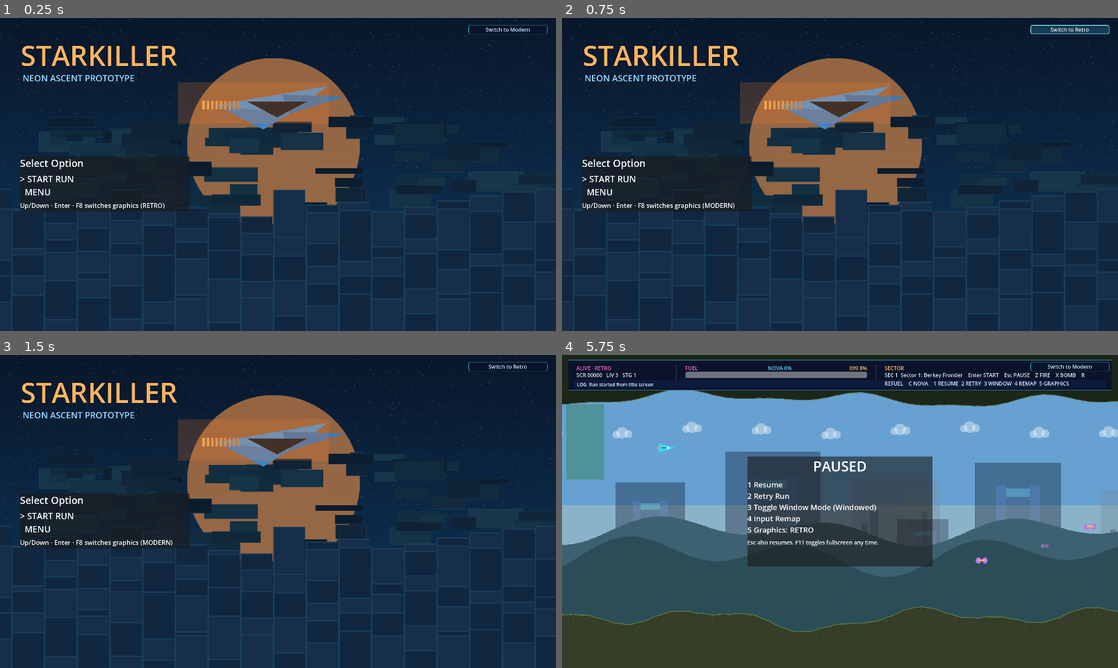
Above: before the commit, frames 1-4 (two rows, left to right).
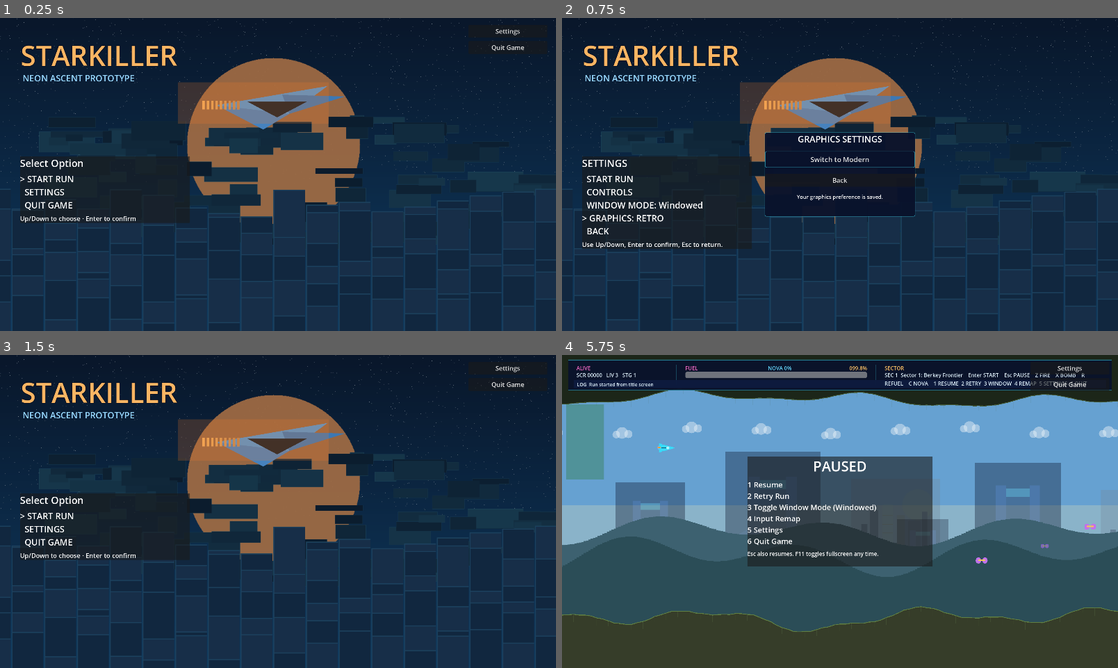
Above: after the commit, the same moments.

Repository: cbremer/starkiller-space-game
Game: Godot game, scene res://scenes/Main.tscn
Same seed, same stepped clock (60 frames per second), same inputs: the game is played once before the commit and once after it.
Inputs (mouse positions are in pixels of both pictures, inside the frame that each line leads up to):
- Up to frame 1 (0.25 s): no input
- Up to frame 2 (0.75 s): click (1067, 30) at 0.5 s, where only the run after the commit has a clickable "Settings"
- Up to frame 3 (1.5 s): click (278, 517) at 1.25 s, where only the run after the commit has a clickable "Back"
- Up to frame 4 (5.75 s): tap Enter (start) at 2, 2.1 s; move the mouse to (962, 495) at 2.02 s; hold Right (move_right) 2.03-2.75 s; hold F8 (toggle_visuals, bound only before the commit) 2.03-2.75 s; click (962, 495) at 2.17 s; tap Space at 2.27, 2.57, 5.27, 5.57 s; drag from (728, 527) to (812, 574) at 2.77 s; move the mouse to (895, 442) at 3.52 s; hold Right (move_right) 3.53-4.25 s; tap Backspace at 3.6 s; click (895, 442) at 3.67 s; tap Keypad Enter at 3.8 s; drag from (812, 574) to (673, 464) at 4.27 s; move the mouse to (1006, 558) at 5.02 s; hold Left (move_left) from 5.03 s (still down); tap 6 at 5.1 s; click (1006, 558) at 5.17 s; tap 5 at 5.3 s; tap Escape (pause) at 5.65 s

The runs differ from the first frame. In frame 1, 1.1% of the frame differs, in the area x 3-99%, y 2-66%; in frame 2, 9.1%, in the area x 3-99%, y 2-74%; in frame 3, 1.1%; in frame 4, 0.8%.

Commit message:
Move graphics controls into Settings and add Quit Game menus

Diff:
--- a/project.godot
+++ b/project.godot
@@ -31,10 +31,7 @@
 
 [input]
 
-toggle_visuals={
-"deadzone": 0.5,
-"events": [Object(InputEventKey,"keycode":4194339,"physical_keycode":4194339)]
-}
+
 
 ultimate={
 "deadzone": 0.5,
--- a/scenes/Main.tscn
+++ b/scenes/Main.tscn
@@ -442,20 +442,63 @@
 autowrap_mode = 2
 theme_override_font_sizes/font_size = 20
 
-[node name="GraphicsButton" type="Button" parent="CanvasLayer"]
+[node name="MenuButtons" type="VBoxContainer" parent="CanvasLayer"]
 anchor_left = 1.0
 anchor_right = 1.0
 offset_left = -302.0
 offset_top = 24.0
 offset_right = -30.0
-offset_bottom = 56.0
-grow_horizontal = 0
+offset_bottom = 124.0
+theme_override_constants/separation = 12
+
+[node name="SettingsButton" type="Button" parent="CanvasLayer/MenuButtons"]
+custom_minimum_size = Vector2(0, 44)
 focus_mode = 0
-mouse_default_cursor_shape = 2
+text = "Settings"
+theme_override_font_sizes/font_size = 22
+
+[node name="QuitButton" type="Button" parent="CanvasLayer/MenuButtons"]
+custom_minimum_size = Vector2(0, 44)
+focus_mode = 0
+text = "Quit Game"
+theme_override_font_sizes/font_size = 22
+
+[node name="GraphicsSettings" type="PanelContainer" parent="CanvasLayer"]
+visible = false
+anchor_left = 0.5
+anchor_top = 0.5
+anchor_right = 0.5
+anchor_bottom = 0.5
+offset_left = -260.0
+offset_top = -145.0
+offset_right = 260.0
+offset_bottom = 145.0
+theme_override_styles/panel = SubResource("StyleGraphicsNormal")
+
+[node name="VBox" type="VBoxContainer" parent="CanvasLayer/GraphicsSettings"]
+theme_override_constants/separation = 22
+
+[node name="Title" type="Label" parent="CanvasLayer/GraphicsSettings/VBox"]
+text = "GRAPHICS SETTINGS"
+horizontal_alignment = 1
+theme_override_font_sizes/font_size = 30
+
+[node name="GraphicsButton" type="Button" parent="CanvasLayer/GraphicsSettings/VBox"]
+custom_minimum_size = Vector2(0, 56)
+focus_mode = 0
 text = "Switch to Modern"
-tooltip_text = "Change the look without restarting your run."
-theme_override_font_sizes/font_size = 18
-theme_override_colors/font_color = Color(0.8, 0.96, 1, 1)
+theme_override_font_sizes/font_size = 24
 theme_override_styles/normal = SubResource("StyleGraphicsNormal")
 theme_override_styles/hover = SubResource("StyleGraphicsHover")
 theme_override_styles/pressed = SubResource("StyleGraphicsHover")
+
+[node name="BackButton" type="Button" parent="CanvasLayer/GraphicsSettings/VBox"]
+custom_minimum_size = Vector2(0, 44)
+focus_mode = 0
+text = "Back"
+theme_override_font_sizes/font_size = 22
+
+[node name="Hint" type="Label" parent="CanvasLayer/GraphicsSettings/VBox"]
+text = "Your graphics preference is saved."
+horizontal_alignment = 1
+theme_override_font_sizes/font_size = 18
--- a/scripts/input_profile.gd
+++ b/scripts/input_profile.gd
@@ -8,7 +8,6 @@
 	"fire",
 	"bomb",
 	"ultimate",
-	"toggle_visuals",
 	"start",
 	"pause"
 ]
@@ -20,7 +19,6 @@
 	"fire": "Fire",
 	"bomb": "Bomb",
 	"ultimate": "Nova Burst",
-	"toggle_visuals": "Switch Graphics",
 	"start": "Start / Retry",
 	"pause": "Pause / Resume"
 }
@@ -32,7 +30,6 @@
 	"fire": KEY_Z,
 	"bomb": KEY_X,
 	"ultimate": KEY_C,
-	"toggle_visuals": KEY_F8,
 	"start": KEY_ENTER,
 	"pause": KEY_ESCAPE
 }
--- a/scripts/main.gd
+++ b/scripts/main.gd
@@ -56,7 +56,6 @@
 	"fire",
 	"bomb",
 	"ultimate",
-	"toggle_visuals",
 	"start",
 	"pause",
 	"toggle_fullscreen"
@@ -72,7 +71,12 @@
 	FUEL_TANKS
 }
 
-@onready var graphics_button: Button = $CanvasLayer/GraphicsButton
+@onready var graphics_button: Button = $CanvasLayer/GraphicsSettings/VBox/GraphicsButton
+@onready var graphics_settings: PanelContainer = $CanvasLayer/GraphicsSettings
+@onready var menu_buttons: VBoxContainer = $CanvasLayer/MenuButtons
+@onready var settings_button: Button = $CanvasLayer/MenuButtons/SettingsButton
+@onready var quit_button: Button = $CanvasLayer/MenuButtons/QuitButton
+@onready var settings_back: Button = $CanvasLayer/GraphicsSettings/VBox/BackButton
 @onready var player: Node2D = $PlayerShip
 @onready var hud: Control = $CanvasLayer/HUD
 @onready var state_label: Label = $CanvasLayer/HUD/StateLabel
@@ -99,6 +103,7 @@
 @onready var stage_banner: Label = $CanvasLayer/StageBanner
 
 var visual_settings_path := "user://visual_settings.cfg"
+var is_pause_settings_open := false
 var modern_visuals = null
 
 var game_state = GAME_STATE_SCRIPT.new()
@@ -163,6 +168,9 @@
 	modern_visuals.setup(self)
 	modern_visuals.style_changed.connect(_on_visual_mode_changed)
 	graphics_button.pressed.connect(_toggle_visual_mode)
+	settings_button.pressed.connect(_open_settings)
+	quit_button.pressed.connect(_quit_game)
+	settings_back.pressed.connect(_close_settings)
 	_update_graphics_button()
 	game_state.changed.connect(_on_game_state_changed)
 	game_state.action_triggered.connect(_on_action_triggered)
@@ -294,8 +302,12 @@
 	_handle_key_event(key_event)
 
 func _handle_key_event(event: InputEventKey) -> void:
-	if not awaiting_rebind and not is_remap_menu_open and not is_start_controls_open and event.is_action_pressed("toggle_visuals"):
-		_toggle_visual_mode()
+	if is_pause_settings_open:
+		if event.keycode in [KEY_ESCAPE, KEY_BACKSPACE]:
+			_close_settings()
+			_suppress_pause_this_frame = event.is_action_pressed("pause")
+		elif event.keycode in [KEY_ENTER, KEY_KP_ENTER, KEY_SPACE]:
+			_toggle_visual_mode()
 		_consume_input_event()
 		return
 	if _is_title_overlay_visible():
@@ -333,8 +345,11 @@
 			_consume_input_event()
 		KEY_5:
 			if not is_remap_menu_open:
-				_toggle_visual_mode()
+				_open_settings()
 				_consume_input_event()
+		KEY_6:
+			if not is_remap_menu_open:
+				_quit_game()
 		KEY_4:
 			is_remap_menu_open = not is_remap_menu_open
 			awaiting_rebind = false
@@ -430,7 +445,7 @@
 
 	match event.keycode:
 		KEY_UP, KEY_DOWN:
-			start_menu_selected_index = 1 - start_menu_selected_index
+			start_menu_selected_index = wrapi(start_menu_selected_index + (-1 if event.keycode == KEY_UP else 1), 0, 3)
 			_update_start_screen_ui()
 			_consume_input_event()
 		KEY_ENTER, KEY_KP_ENTER, KEY_SPACE:
@@ -439,6 +454,8 @@
 				_start_run()
 				last_action_text = "Run restarted from game over" if from_game_over else "Run started from title screen"
 				action_label.text = "Last Action: %s" % last_action_text
+			elif start_menu_selected_index == 2:
+				_quit_game()
 			else:
 				is_start_menu_details_open = true
 				start_submenu_selected_index = 0
@@ -472,6 +489,7 @@
 	if start_screen == null:
 		return
 
+	_refresh_navigation_ui()
 	var show_title_overlay := _is_title_overlay_visible()
 	start_screen.visible = show_title_overlay
 	hud.visible = not show_title_overlay
@@ -495,7 +513,7 @@
 		return
 
 	if is_start_menu_details_open:
-		start_prompt_label.text = "MENU" if not is_game_over_overlay else "GAME OVER MENU"
+		start_prompt_label.text = "SETTINGS"
 		var run_label := "RETRY RUN" if is_game_over_overlay else "START RUN"
 		var mode_label := "Fullscreen"
 		if DisplayServer.window_get_mode() == DisplayServer.WINDOW_MODE_WINDOWED:
@@ -515,19 +533,22 @@
 	var start_marker := ">" if start_menu_selected_index == 0 else " "
 	var menu_marker := ">" if start_menu_selected_index == 1 else " "
 	var start_label := "RETRY RUN" if is_game_over_overlay else "START RUN"
-	start_options_label.text = "%s %s\n%s MENU" % [start_marker, start_label, menu_marker]
-	start_hint_label.text = "Up/Down · Enter · %s switches graphics (%s)" % [_action_binding_text("toggle_visuals"), _visual_mode_label()]
+	var quit_marker := ">" if start_menu_selected_index == 2 else " "
+	start_options_label.text = "%s %s\n%s SETTINGS\n%s QUIT GAME" % [start_marker, start_label, menu_marker, quit_marker]
+	start_hint_label.text = "Up/Down to choose · Enter to confirm"
 
 func _process(delta: float) -> void:
 	_sync_player_playfield_bounds()
 
 	if Input.is_action_just_pressed("start"):
-		if game_state.run_started and game_state.is_paused and not is_remap_menu_open and not awaiting_rebind:
+		if game_state.run_started and game_state.is_paused and not is_remap_menu_open and not awaiting_rebind and not is_pause_settings_open:
 			_start_run()
 
 	if Input.is_action_just_pressed("pause"):
 		if _suppress_pause_this_frame:
 			_suppress_pause_this_frame = false
+		elif is_pause_settings_open:
+			_close_settings()
 		elif awaiting_rebind:
 			awaiting_rebind = false
 			remap_status_text = "Rebind canceled."
@@ -585,6 +606,7 @@
 	_update_screen_shake(delta)
 
 func _start_run() -> void:
+	is_pause_settings_open = false
 	game_state.start_run()
 	player.position = Vector2(120, 320)
 	position = Vector2.ZERO
@@ -1092,7 +1114,7 @@
 	last_action_text = "Respawned"
 
 func _update_hud() -> void:
-	status_title.text = "%s · %s" % [game_state.status_text().to_upper(), _visual_mode_label()]
+	status_title.text = game_state.status_text().to_upper()
 	nova_label.text = "NOVA READY" if game_state.nova_charge >= 100.0 else "NOVA %d%%" % int(game_state.nova_charge)
 	var next_state_label := "SCR %05d   LIV %d   STG %d" % [
 		game_state.score,
@@ -1130,7 +1152,7 @@
 	base_text += "    %s NOVA" % _action_binding_text("ultimate")
 	var next_text := base_text
 	if game_state.run_started and game_state.is_paused:
-		next_text = "%s    1 RESUME  2 RETRY  3 WINDOW  4 REMAP  5 GRAPHICS" % base_text
+		next_text = "%s    1 RESUME  2 RETRY  3 WINDOW  4 REMAP  5 SETTINGS  6 QUIT" % base_text
 	if info_label.text != next_text:
 		info_label.text = next_text
 
@@ -1179,7 +1201,8 @@
 
 func _set_pause_ui_visibility() -> void:
 	var pause_visible: bool = game_state.run_started and game_state.is_paused and not _is_game_over()
-	pause_menu.visible = pause_visible
+	pause_menu.visible = pause_visible and not is_pause_settings_open
+	_refresh_navigation_ui()
 	remap_panel.visible = pause_visible and is_remap_menu_open
 
 func _update_pause_menu() -> void:
@@ -1187,7 +1210,7 @@
 	var mode_name := "Fullscreen"
 	if current_mode == DisplayServer.WINDOW_MODE_WINDOWED:
 		mode_name = "Windowed"
-	var next_text := "1 Resume\n2 Retry Run\n3 Toggle Window Mode (%s)\n4 Input Remap\n5 Graphics: %s" % [mode_name, _visual_mode_label()]
+	var next_text := "1 Resume\n2 Retry Run\n3 Toggle Window Mode (%s)\n4 Input Remap\n5 Settings\n6 Quit Game" % mode_name
 	if next_text != _last_pause_options_text:
 		_last_pause_options_text = next_text
 		pause_options_label.text = next_text
@@ -1308,6 +1331,8 @@
 	return "MODERN" if modern_visuals != null and modern_visuals.enabled else "RETRO"
 
 func _toggle_visual_mode() -> void:
+	if not graphics_settings.visible:
+		return
 	modern_visuals.set_enabled(not modern_visuals.enabled)
 
 func _on_visual_mode_changed() -> void:
@@ -1340,3 +1365,26 @@
 
 func _update_graphics_button() -> void:
 	graphics_button.text = "Switch to Retro" if modern_visuals.enabled else "Switch to Modern"
+
+func _refresh_navigation_ui() -> void:
+	var title_settings := is_start_menu_details_open and not is_start_controls_open and _is_title_overlay_visible()
+	graphics_settings.visible = title_settings or is_pause_settings_open
+	menu_buttons.visible = (_is_title_overlay_visible() or game_state.is_paused) and not graphics_settings.visible and not is_start_controls_open and not is_remap_menu_open
+
+func _open_settings() -> void:
+	if _is_title_overlay_visible():
+		is_start_menu_details_open = true
+		start_submenu_selected_index = 3
+	elif game_state.is_paused:
+		is_pause_settings_open = true
+	_update_start_screen_ui()
+	_set_pause_ui_visibility()
+
+func _close_settings() -> void:
+	is_start_menu_details_open = false
+	is_pause_settings_open = false
+	_update_start_screen_ui()
+	_set_pause_ui_visibility()
+
+func _quit_game() -> void:
+	get_tree().quit()
--- a/tests/presentation_integration.gd
+++ b/tests/presentation_integration.gd
@@ -19,6 +19,9 @@
 	await process_frame
 	game.set_process(false)
 	game.modern_visuals.set_enabled(false, false)
+	check(not game.graphics_button.is_visible_in_tree(), "Graphics switch hidden outside Settings")
+	await click_menu_button(game.settings_button)
+	check(game.graphics_settings.visible, "Settings opens from title")
 	await click_graphics_button()
 	check(game.modern_visuals.enabled, "Mouse button switches title screen to modern")
 	check(game.graphics_button.text == "Switch to Retro", "Button label offers the other look")
@@ -61,11 +64,9 @@
 	switch_event.keycode = KEY_F8
 	switch_event.physical_keycode = KEY_F8
 	switch_event.pressed = true
-	check(switch_event.is_action_pressed("toggle_visuals"), "F8 is the graphics shortcut")
 	game._handle_key_event(switch_event)
-	check(game.modern_visuals.enabled, "Shortcut switches graphics during play")
-	game._handle_key_event(switch_event)
-	check(not game.modern_visuals.enabled, "Shortcut switches back during play")
+	check(not game.modern_visuals.enabled, "F8 no longer switches graphics during play")
+	check(not game.menu_buttons.visible and not game.graphics_settings.visible, "Gameplay has no menu overlay")
 	for _iteration in range(20):
 		game.modern_visuals.set_enabled(true, false)
 		game.modern_visuals.set_enabled(false, false)
@@ -120,7 +121,11 @@
 	event.keycode = KEY_5
 	event.pressed = true
 	game._handle_key_event(event)
-	check(game.modern_visuals.enabled, "Pause graphics menu toggles mode")
+	check(game.is_pause_settings_open, "Pause option opens Settings")
+	await click_graphics_button()
+	check(game.modern_visuals.enabled, "Settings button changes mode while paused")
+	await click_menu_button(game.settings_back)
+	check(not game.graphics_settings.visible, "Back closes Settings")
 	check(game.game_state.is_paused, "Graphics menu preserves pause")
 	var cfg := ConfigFile.new()
 	check(cfg.load(game.modern_visuals.settings_path) == OK, "Mode saved")
@@ -164,12 +169,15 @@
 			root.get_texture().get_image().save_png(folder.path_join(label + ".png"))
 
 func click_graphics_button() -> void:
+	await click_menu_button(game.graphics_button)
+
+func click_menu_button(button: Button) -> void:
 	# Headless windows do not route pointer hits; GPU runs exercise real mouse input.
 	if DisplayServer.get_name() == "headless":
-		game.graphics_button.pressed.emit()
+		button.pressed.emit()
 		await process_frame
 		return
-	var center: Vector2 = game.graphics_button.get_global_rect().get_center()
+	var center: Vector2 = button.get_global_rect().get_center()
 	var motion := InputEventMouseMotion.new()
 	motion.position = center
 	root.push_input(motion)
--- /dev/null
+++ b/tests/quit_button.gd
@@ -0,0 +1,34 @@
+extends SceneTree
+## Success means the button exits the real process before the failure timer.
+var activated := false
+var frames_after_activation := 0
+
+func _initialize() -> void:
+	_run.call_deferred()
+
+func _run() -> void:
+	var game = load("res://scenes/Main.tscn").instantiate()
+	root.add_child(game)
+	await process_frame
+	if not game.quit_button.is_visible_in_tree():
+		push_error("Quit button is not visible on title")
+		quit(1)
+		return
+	if "--paused" in OS.get_cmdline_user_args():
+		game._start_run()
+		game.game_state.toggle_pause()
+		if not game.quit_button.is_visible_in_tree():
+			push_error("Quit button is not visible while paused")
+			quit(1)
+			return
+	print("Activating Quit Game")
+	activated = true
+	game.quit_button.pressed.emit()
+
+func _process(_delta: float) -> bool:
+	if activated:
+		frames_after_activation += 1
+		if frames_after_activation > 10:
+			push_error("Quit Game did not exit the process")
+			quit(1)
+	return false
Not shown, changed: .github/workflows/godot-tests.yml
Not shown, changed: README.md
Not shown, changed: docs/project-starkiller-prototype/2026-09-05-tasks-switchable-visuals-cleanup.md
